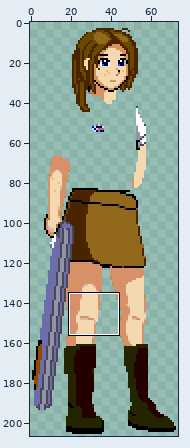
File history of a pixel-art file, src/testrom/res/_ignore/de_detective13.aseprite. The first picture is a wide view before the edit; the outline marks the close-up.
Close-up. As it was:
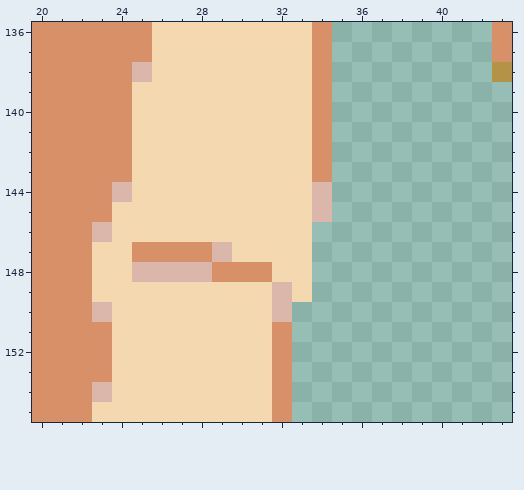
74x207 pixels, 1 frame. Shown: x 20..43, y 136..155. The commit also changed other parts of the picture, which this record leaves out.
The result:
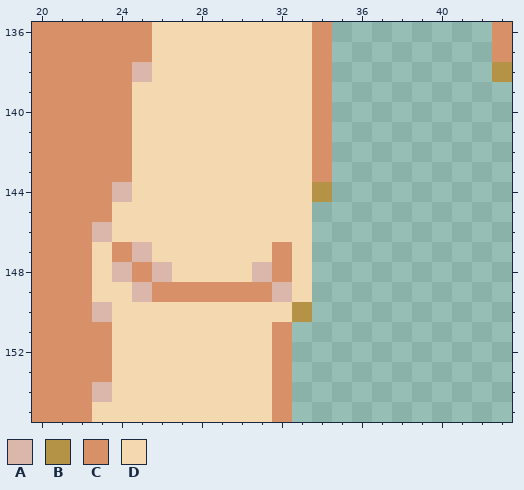
Palette (. is transparent): A #dbb6aa  B #b49246  C #d89068  D #f4d8b0
Change:
Layer "Benen":
y 144: x 34 A -> B
y 145: x 34 A -> .
y 147: x 24..29 DCCCCA -> CADDDD; x 32 D -> C
y 148: x 24..25 DA -> AC; x 27..32 AACCCD -> DDDDAC
y 149: x 25..31 DDDDDDD -> ACCCCCC
y 150: x 32..33 A. -> DB
Changed places in both close-ups, as pixel boxes (x1, y1, x2, y2):
changed: (112, 182, 332, 322)
